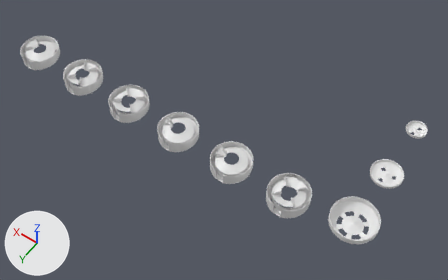
An edit to the Blender file BlenderSources/Kuruun.blend, drawn before and after from the same camera.
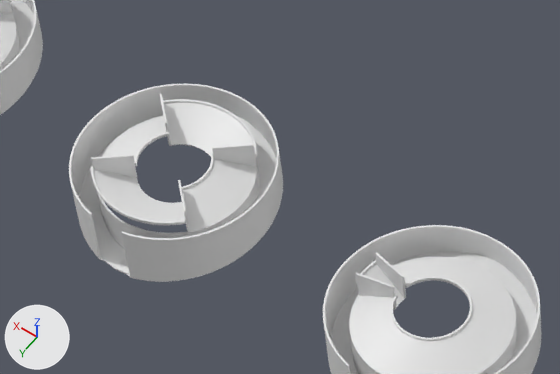
The first picture shows the older version from a 50 mm lens placed at (-3.2, 13.46, 21.99), pointed at (7.51, -1.53, -1.56). The close-ups show the older and then the newer version on the part from 21% to 45% of the width and 25% to 50% of the height of that picture. Only the edits that show in the close-ups are written down. The axes (+X, +Y, +Z) are drawn at lower left. The lights are the same throughout.

In view in the first close-up: 'Kuruun_Collector_p32', 'Kuruun_Collector_p53', 'Kuruun_Collector_p6of88'.
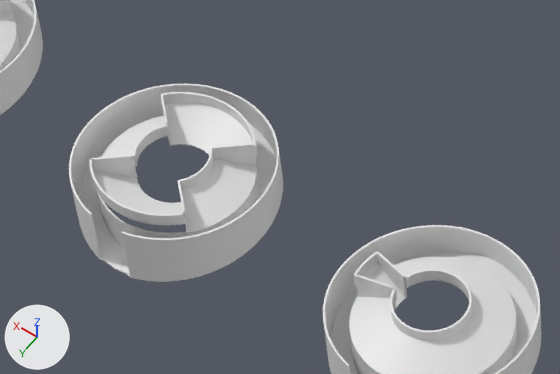
Location of each change, (x1, y1, x2, y2) in pixels of the close-ups (560 x 374 px; the box of a moved part takes in the faces that stretch with it):
part 1 of me_kuruun_collector_p6of88_005, moved or reshaped
    before: (355, 252, 472, 341)
    after: (333, 244, 472, 341)
part 2 of me_kuruun_collector_p53_005, moved or reshaped
    before: (91, 94, 257, 233)
    after: (69, 85, 283, 279)

Diff of the bpy script that builds the scene:
```diff
--- a/BlenderSources/Kuruun.blend.py
+++ b/BlenderSources/Kuruun.blend.py
@@ me_kuruun_collector_p6of88_005 @@
 # used by ob_kuruun_collector_p6of88; location = (9.0, 0.0, 0.0)
-me_kuruun_collector_p6of88_005.from_pydata(...)  # 1172 vertices, 1174 faces; spans x -0.96..0.96, y -0.96..0.94, z -0.83..-0.06
+me_kuruun_collector_p6of88_005.from_pydata(...)  # 1200 vertices, 1202 faces; spans x -0.96..0.96, y -0.96..0.94, z -0.83..-0.06
+# me_kuruun_collector_p6of88_005 part 1: 194 vertices moved from x -0.36..0.76, y -0.36..0.36, z -0.21..-0.18 to x -0.36..0.76, y -0.36..0.36, z -0.21..-0.08; 16 vertices removed from x 0.35..0.75, y -0.15..0.16, z -0.38..-0.06; 44 vertices added at x 0.35..0.94, y -0.21..0.21, z -0.68..-0.06
@@ me_kuruun_collector_p53_005 @@
 # used by ob_kuruun_collector_p53; location = (12.0, 0.0, 0.0)
-me_kuruun_collector_p53_005.from_pydata(...)  # 1282 vertices, 1286 faces; spans x -0.96..0.96, y -0.96..0.94, z -0.83..-0.06
+me_kuruun_collector_p53_005.from_pydata(...)  # 1330 vertices, 1334 faces; spans x -0.96..0.96, y -0.96..0.94, z -0.83..-0.06
+# me_kuruun_collector_p53_005 part 2: 194 vertices moved from x -0.57..0.57, y -0.76..0.76, z -0.18 to x -0.57..0.57, y -0.76..0.76, z -0.08; 14 vertices removed from x -0.56..0.56, y -0.49..0.49, z -0.37..-0.06; 62 vertices added at x -0.72..0.72, y -0.64..0.64, z -0.74..-0.06
```
